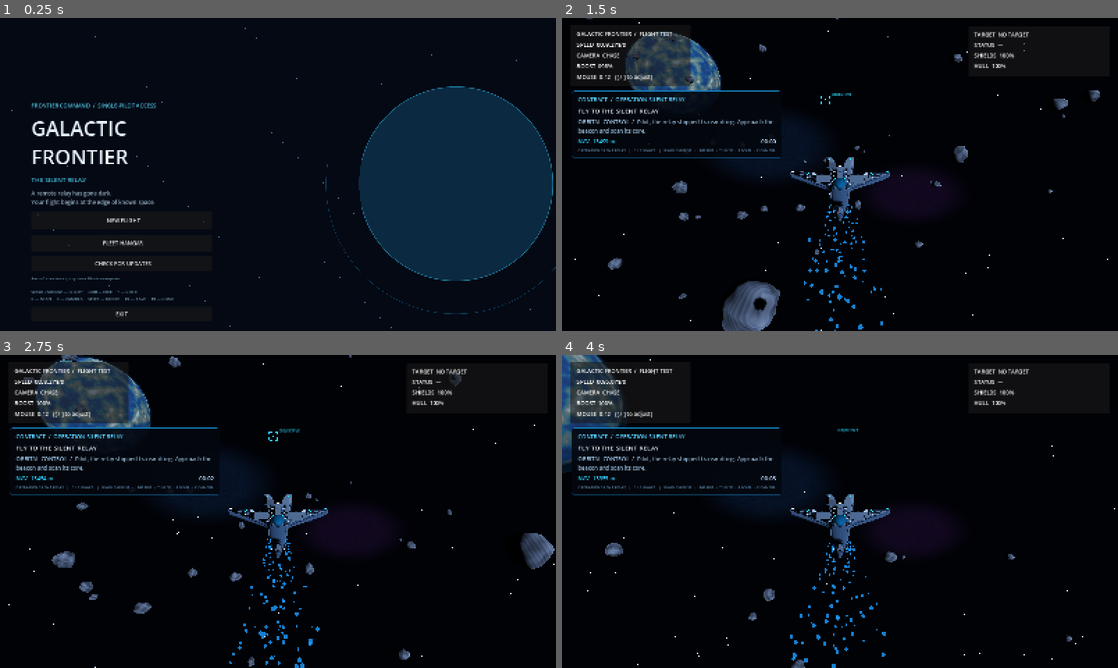
Above: before the commit, frames 1-4 (two rows, left to right).
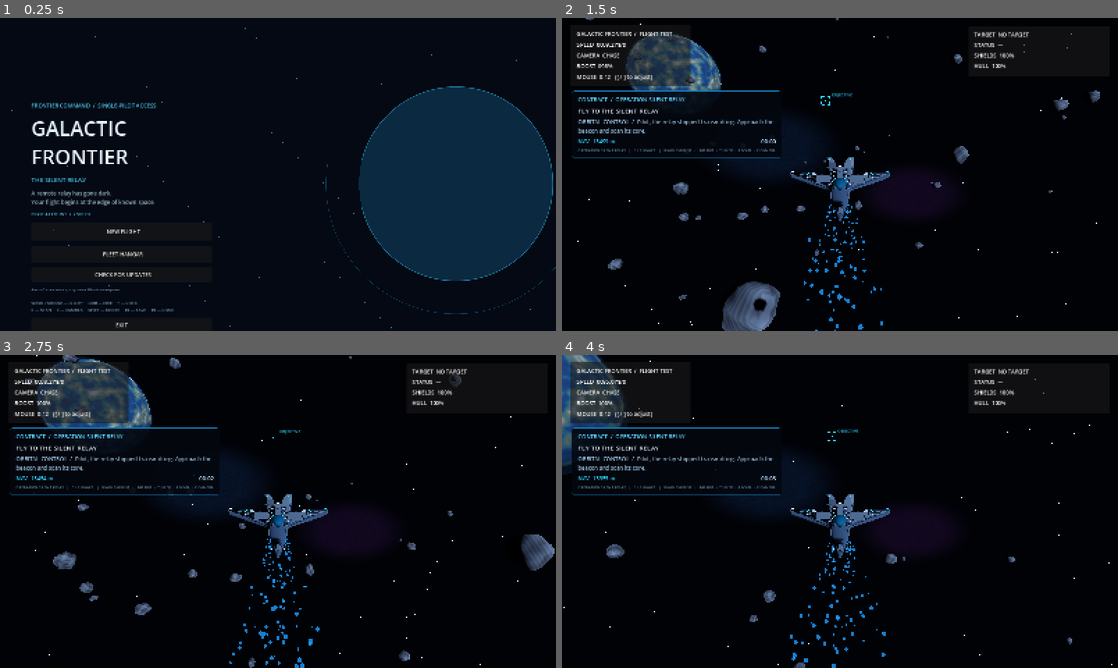
Above: after the commit, the same moments.

Repository: valdissor1990-ui/GALACTIC-FRONTIER
Game: Godot game, scene res://scenes/bootstrap/main.tscn
The game is run twice, just before and just after one commit, with the same random seed, the same clock (stepped at 60 frames per second) and the same inputs.
Inputs (mouse positions are in pixels of both pictures, inside the frame that each line leads up to):
- Up to frame 1 (0.25 s): no input
- Up to frame 2 (1.5 s): click "NEW FLIGHT" at 0.5 s; tap Enter at 1.25 s; move the mouse to (867, 174) at 1.27 s; hold W (move_forward) from 1.28 s (still down); hold Shift (boost) from 1.28 s (still down)
- Up to frame 3 (2.75 s): keep holding W (move_forward); move the mouse to (250, 511) at 2.02 s; release Shift (boost) at 2.03 s; click (250, 511) at 2.1 s
- Up to frame 4 (4 s): keep holding W (move_forward); move the mouse to (851, 505) at 2.77 s; hold F (scan) 2.78-3.53 s; move the mouse to (834, 517) at 3.52 s; tap Y (target_clear) at 3.6 s

The runs differ from the first frame. In frame 1, 1.3% of the frame differs, in the area x 5-37%, y 62-100%; in frame 2, 0.8%; in frame 3, 1.0%; in frame 4, 0.5%.

Commit message:
Show persistent pilot credit balance on the main menu

Diff:
--- a/scripts/ui/main_menu.gd
+++ b/scripts/ui/main_menu.gd
@@ -55,6 +55,13 @@
 	intro.text = "A remote relay has gone dark.\nYour flight begins at the edge of known space."
 	intro.add_theme_color_override("font_color", Color("#9eb8c8"))
 	layout.add_child(intro)
+	var profile := get_node_or_null("/root/GameProfile")
+	var credits := Label.new()
+	credits.name = "PilotCredits"
+	credits.text = "PILOT ACCOUNT  /  %s CR" % str(profile.call("get_credits")) if profile != null else "PILOT ACCOUNT  /  -- CR"
+	credits.add_theme_font_size_override("font_size", 13)
+	credits.add_theme_color_override("font_color", Color("#55c7e6"))
+	layout.add_child(credits)
 	var start := Button.new()
 	start.text = "  NEW FLIGHT"
 	start.custom_minimum_size = Vector2(390, 54)
